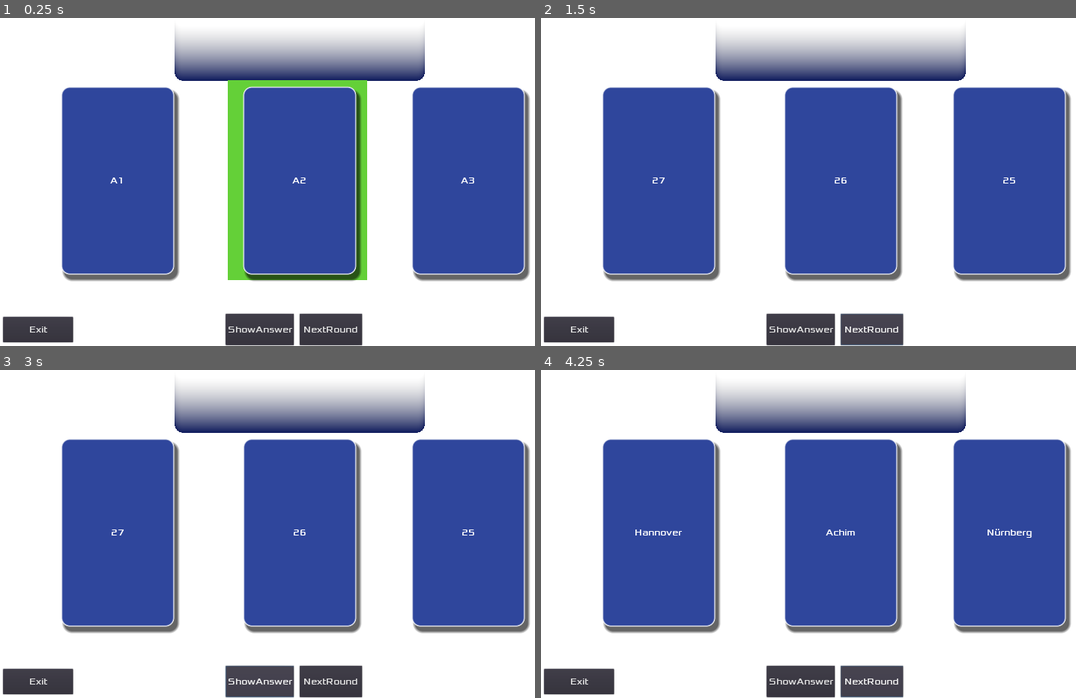
Above: before the commit, frames 1-4 (two rows, left to right).
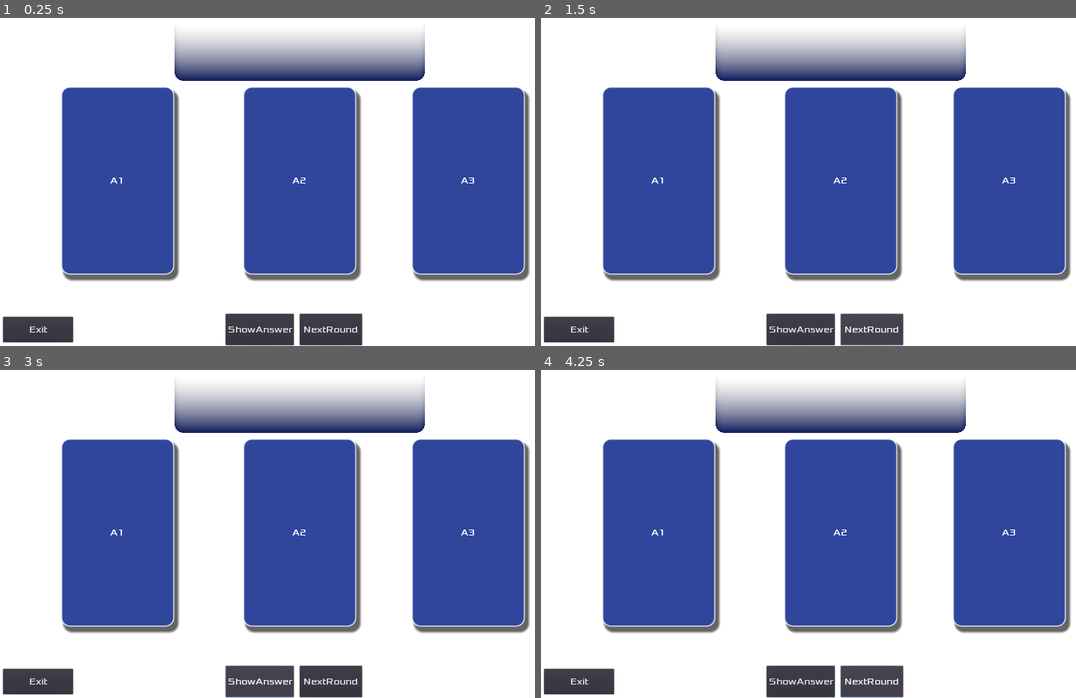
Above: after the commit, the same moments.

Repository: independens/1-2-oder-3
Game: Godot game, scene res://Main.tscn
Two runs of this game, one before a commit and one after it. Both use one fixed random seed, a clock stepped at 60 frames per second and the inputs below.
Inputs:
- Up to frame 1 (0.25 s): no input
- Up to frame 2 (1.5 s): click "ShowAnswer" at 0.5 s; click "NextRound" at 1.25 s
- Up to frame 3 (3 s): click "NextRound" at 2 s; click "ShowAnswer" at 2.75 s
- Up to frame 4 (4.25 s): click "NextRound" at 3.5 s

The runs differ from the first frame. In frame 1, 3.9% of the frame differs, in the area x 42-69%, y 18-80%; in frame 2, less than 0.1%; in frame 3, less than 0.1%; in frame 4, 0.2%.
Error before the commit: Invalid call. Nonexistent function 'set_bg_color' in base 'StyleBoxTexture'. (res://Main.gd:55)
Error after the commit: Invalid call. Nonexistent function 'get_stylebox' in base 'Nil'. (res://Main.gd:53)

Commit message:
fix correct answer highlighting

Diff:
--- a/Main.gd
+++ b/Main.gd
@@ -1,21 +1,18 @@
 extends Node2D
 
-
-# Declare member variables here. Examples:
-# var a = 2
-# var b = "text"
 onready var file = 'res://Questions.csv'
 var question_list = []
 var answer
-onready var style_1 = $Antwort1.get_stylebox("AnswersStyle")
-onready var style_2 = $Antwort2.get_stylebox("AnswersStyle")
-onready var style_3 = $Antwort3.get_stylebox("AnswersStyle")
+onready var default_stylebox = $Antwort1.get_stylebox("normal")
 # Called when the node enters the scene tree for the first time.
 func _ready():
 	randomize()
 	load_questions()
 
 func new_round():
+	$Antwort1.add_stylebox_override("normal", default_stylebox)
+	$Antwort2.add_stylebox_override("normal", default_stylebox)
+	$Antwort3.add_stylebox_override("normal", default_stylebox)
 	$Richtig1.hide()
 	$Richtig2.hide()
 	$Richtig3.hide()
@@ -45,16 +42,17 @@
 	return question
 
 func show_answer():
+	var answer_label
 	if answer == "1":
-		style_1.set_bg_color(Color("65d139"))
-		$Richtig1.show()
+		answer_label = $Antwort1
 	if answer == "2":
-		style_2.set_bg_color(Color("65d139"))
-		$Richtig2.show()
+		answer_label = $Antwort2
 	if answer == "3":
-		style_2.set_bg_color(Color("65d139"))
-		$Richtig3.show()
+		answer_label = $Antwort3
 
+	var new_stylebox_normal = answer_label.get_stylebox("normal").duplicate()
+	new_stylebox_normal.set_bg_color(Color("65d139"))
+	answer_label.add_stylebox_override("normal", new_stylebox_normal)
 
 func _on_Button_pressed():
 	get_node("../").get_tree().quit()
--- a/Main.tscn
+++ b/Main.tscn
@@ -74,17 +74,6 @@
 "_edit_use_anchors_": false
 }
 
-[node name="Richtig1" type="ColorRect" parent="."]
-visible = false
-margin_left = 161.915
-margin_top = 228.586
-margin_right = 607.915
-margin_bottom = 868.586
-color = Color( 0.396078, 0.819608, 0.223529, 1 )
-__meta__ = {
-"_edit_use_anchors_": false
-}
-
 [node name="Antwort1" type="Label" parent="."]
 margin_left = 197.172
 margin_top = 250.0
@@ -96,16 +85,6 @@
 align = 1
 valign = 1
 autowrap = true
-__meta__ = {
-"_edit_use_anchors_": false
-}
-
-[node name="Richtig2" type="ColorRect" parent="."]
-margin_left = 730.204
-margin_top = 228.586
-margin_right = 1176.2
-margin_bottom = 868.586
-color = Color( 0.396078, 0.819608, 0.223529, 1 )
 __meta__ = {
 "_edit_use_anchors_": false
 }
@@ -125,17 +104,6 @@
 "_edit_use_anchors_": false
 }
 
-[node name="Richtig3" type="ColorRect" parent="."]
-visible = false
-margin_left = 1276.27
-margin_top = 228.586
-margin_right = 1722.27
-margin_bottom = 868.586
-color = Color( 0.396078, 0.819608, 0.223529, 1 )
-__meta__ = {
-"_edit_use_anchors_": false
-}
-
 [node name="Antwort3" type="Label" parent="."]
 margin_left = 1320.0
 margin_top = 250.0
@@ -150,6 +118,7 @@
 __meta__ = {
 "_edit_use_anchors_": false
 }
+
 [connection signal="pressed" from="CanvasLayer/Button" to="." method="_on_Button_pressed"]
 [connection signal="pressed" from="CanvasLayer/Button2" to="." method="_on_Button2_pressed"]
 [connection signal="pressed" from="CanvasLayer/Button3" to="." method="_on_Button3_pressed"]
